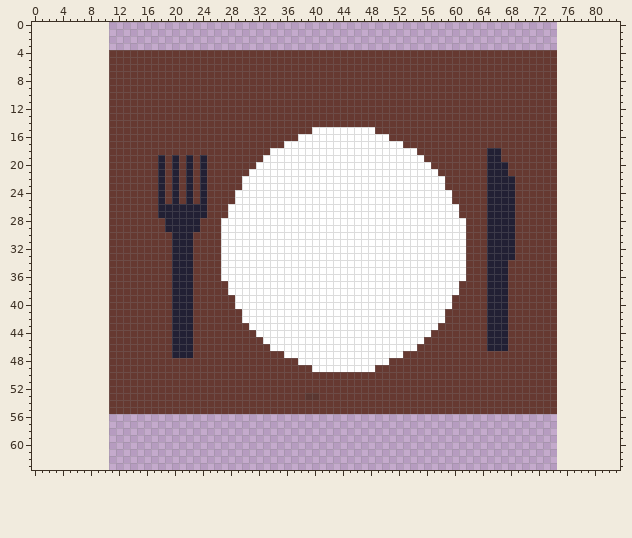
A pixel-art file gets an edit: ressources/texture/assiette.ase. The picture above is the old version.
64x64 pixels, 1 frame. The old version is drawn lined up with the new one, on the new canvas.
After the commit:
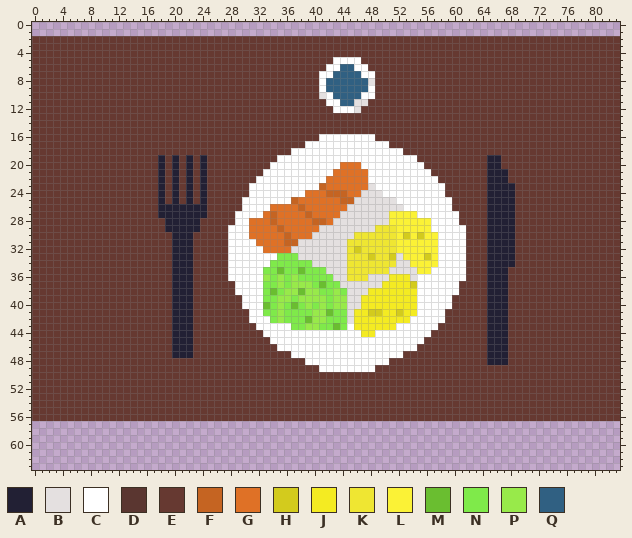
Palette (. is transparent): A #222034  B #e4e0e0  C #ffffff  D #5a3630  E #663931  F #c56422  G #df7126  H #d3cb1d  J #f4eb22  K #efe632  L #fbf236  M #6abe30  N #7fea4a  P #98ea4a  Q #306082
Change:
canvas 64x64 -> 84x64, the old top-left corner now at 11,0
y 2..3: x 0..83 .................................................................................... -> EEEEEEEEEEEEEEEEEEEEEEEEEEEEEEEEEEEEEEEEEEEEEEEEEEEEEEEEEEEEEEEEEEEEEEEEEEEEEEEEEEEE
y 4: x 0..10 ........... -> EEEEEEEEEEE; x 75..83 ......... -> EEEEEEEEE
y 5: x 0..10 ........... -> EEEEEEEEEEE; x 43..46 EEEE -> CCCC; x 75..83 ......... -> EEEEEEEEE
y 6: x 0..10 ........... -> EEEEEEEEEEE; x 42..47 EEEEEE -> CCQQCC; x 75..83 ......... -> EEEEEEEEE
y 7: x 0..10 ........... -> EEEEEEEEEEE; x 41..48 EEEEEEEE -> CCQQQQCC; x 75..83 ......... -> EEEEEEEEE
y 8: x 0..10 ........... -> EEEEEEEEEEE; x 41..48 EEEEEEEE -> CQQQQQQB; x 75..83 ......... -> EEEEEEEEE
y 9: x 0..10 ........... -> EEEEEEEEEEE; x 41..48 EEEEEEEE -> CQQQQQQC; x 75..83 ......... -> EEEEEEEEE
y 10: x 0..10 ........... -> EEEEEEEEEEE; x 41..48 EEEEEEEE -> BCQQQQCC; x 75..83 ......... -> EEEEEEEEE
y 11: x 0..10 ........... -> EEEEEEEEEEE; x 42..47 EEEEEE -> CCQQBB; x 75..83 ......... -> EEEEEEEEE
y 12: x 0..10 ........... -> EEEEEEEEEEE; x 43..46 EEEE -> CCCB; x 75..83 ......... -> EEEEEEEEE
y 13..14: x 0..10 ........... -> EEEEEEEEEEE; x 75..83 ......... -> EEEEEEEEE
y 15: x 0..10 ........... -> EEEEEEEEEEE; x 40..48 CCCCCCCCC -> EEEEEEEEE; x 75..83 ......... -> EEEEEEEEE
y 16: x 0..10 ........... -> EEEEEEEEEEE; x 38..40 CCC -> EEE; x 49..50 CC -> EE; x 75..83 ......... -> EEEEEEEEE
y 17: x 0..10 ........... -> EEEEEEEEEEE; x 36..38 CCC -> EEE; x 51..52 CC -> EE; x 75..83 ......... -> EEEEEEEEE
y 18: x 0..10 ........... -> EEEEEEEEEEE; x 34..36 CCC -> EEE; x 53..54 CC -> EE; x 65..66 AA -> EE; x 75..83 ......... -> EEEEEEEEE
y 19: x 0..10 ........... -> EEEEEEEEEEE; x 33..34 CC -> EE; x 55 C -> E; x 75..83 ......... -> EEEEEEEEE
y 20: x 0..10 ........... -> EEEEEEEEEEE; x 32..33 CC -> EE; x 44..46 CCC -> GGG; x 56 C -> E; x 67 A -> E; x 75..83 ......... -> EEEEEEEEE
y 21: x 0..10 ........... -> EEEEEEEEEEE; x 31..32 CC -> EE; x 43..47 CCCCC -> GGGGG; x 57 C -> E; x 75..83 ......... -> EEEEEEEEE
y 22: x 0..10 ........... -> EEEEEEEEEEE; x 30..31 CC -> EE; x 42..47 CCCCCC -> GGGGGG; x 58 C -> E; x 68 A -> E; x 75..83 ......... -> EEEEEEEEE
y 23: x 0..10 ........... -> EEEEEEEEEEE; x 30 C -> E; x 41..48 CCCCCCCC -> FGGGGGGB; x 75..83 ......... -> EEEEEEEEE
y 24: x 0..10 ........... -> EEEEEEEEEEE; x 29..30 CC -> EE; x 39..49 CCCCCCCCCCC -> GGGFFFGGBBB; x 59 C -> E; x 75..83 ......... -> EEEEEEEEE
y 25: x 0..10 ........... -> EEEEEEEEEEE; x 29 C -> E; x 37..51 CCCCCCCCCCCCCCC -> FGGGGGGFFBBBBBB; x 75..83 ......... -> EEEEEEEEE
y 26: x 0..10 ........... -> EEEEEEEEEEE; x 28..29 CC -> EE; x 34..52 CCCCCCCCCCCCCCCCCCC -> GGGGFGGGGGGBBBBBBBB; x 60 C -> E; x 75..83 ......... -> EEEEEEEEE
y 27: x 0..10 ........... -> EEEEEEEEEEE; x 28 C -> E; x 33..54 CCCCCCCCCCCCCCCCCCCCCC -> GFGGGGFGGGGBBBBBBBLLLL; x 75..83 ......... -> EEEEEEEEE
y 28: x 0..10 ........... -> EEEEEEEEEEE; x 27..28 CC -> EE; x 31..56 CCCCCCCCCCCCCCCCCCCCCCCCCC -> GGGFGGGGGFFGBBBBBBBBLLLLLL; x 61 C -> E; x 75..83 ......... -> EEEEEEEEE
y 29: x 0..10 ........... -> EEEEEEEEEEE; x 27 C -> E; x 31..56 CCCCCCCCCCCCCCCCCCCCCCCCCC -> GGGGFGGGGGBBBBBBBBKKKLLLLL; x 75..83 ......... -> EEEEEEEEE
y 30: x 0..10 ........... -> EEEEEEEEEEE; x 27 C -> E; x 31..57 CCCCCCCCCCCCCCCCCCCCCCCCCCC -> GGGGGFGGGBBBBBBKKKKKKLHLHLL; x 75..83 ......... -> EEEEEEEEE
y 31: x 0..10 ........... -> EEEEEEEEEEE; x 27 C -> E; x 32..57 CCCCCCCCCCCCCCCCCCCCCCCCCC -> GGGGFFBBBBBBBKKKKKKKLLLLLL; x 75..83 ......... -> EEEEEEEEE
y 32: x 0..10 ........... -> EEEEEEEEEEE; x 27 C -> E; x 33..57 CCCCCCCCCCCCCCCCCCCCCCCCC -> GGGGBBBBBBBBKHKKKKKLLLLLL; x 75..83 ......... -> EEEEEEEEE
y 33: x 0..10 ........... -> EEEEEEEEEEE; x 27 C -> E; x 35..57 CCCCCCCCCCCCCCCCCCCCCCC -> NNNBBBBBBBKKKHKKHBLLLHL; x 75..83 ......... -> EEEEEEEEE
y 34: x 0..10 ........... -> EEEEEEEEEEE; x 27 C -> E; x 34..57 CCCCCCCCCCCCCCCCCCCCCCCC -> NNNNNNBBBBBKKKKKKKBBLLLL; x 68 E -> A; x 75..83 ......... -> EEEEEEEEE
y 35: x 0..10 ........... -> EEEEEEEEEEE; x 27 C -> E; x 33..56 CCCCCCCCCCCCCCCCCCCCCCCC -> NNMNNMNNNBBBKKKKKKBBBBLL; x 75..83 ......... -> EEEEEEEEE
y 36: x 0..10 ........... -> EEEEEEEEEEE; x 27 C -> E; x 33..54 CCCCCCCCCCCCCCCCCCCCCC -> PNPNPNNNNNBBKKKBBBJJJB; x 75..83 ......... -> EEEEEEEEE
y 37: x 0..10 ........... -> EEEEEEEEEEE; x 28 C -> E; x 33..54 CCCCCCCCCCCCCCCCCCCCCC -> NNPNPPPNMNNBBBBBBJJJJH; x 75..83 ......... -> EEEEEEEEE
y 38: x 0..10 ........... -> EEEEEEEEEEE; x 28 C -> E; x 33..54 CCCCCCCCCCCCCCCCCCCCCC -> NMNPPMPPNNPNBBBJJJJJJJ; x 75..83 ......... -> EEEEEEEEE
y 39: x 0..10 ........... -> EEEEEEEEEEE; x 29 C -> E; x 33..54 CCCCCCCCCCCCCCCCCCCCCC -> NNPPNPPPPNPPBBJJJJJJJJ; x 75..83 ......... -> EEEEEEEEE
y 40: x 0..10 ........... -> EEEEEEEEEEE; x 29 C -> E; x 33..54 CCCCCCCCCCCCCCCCCCCCCC -> MNPNMNPNPNPPBBJJJJJJJJ; x 75..83 ......... -> EEEEEEEEE
y 41: x 0..10 ........... -> EEEEEEEEEEE; x 30 C -> E; x 33..54 CCCCCCCCCCCCCCCCCCCCCC -> NNPNNNNPPMNNBJJHHJJHJJ; x 75..83 ......... -> EEEEEEEEE
y 42: x 0..10 ........... -> EEEEEEEEEEE; x 30 C -> E; x 34..53 CCCCCCCCCCCCCCCCCCCC -> NPNNNMPPNNNBJJJJJJJJ; x 75..83 ......... -> EEEEEEEEE
y 43: x 0..10 ........... -> EEEEEEEEEEE; x 31 C -> E; x 37..44 CCCCCCCC -> NNPPNNMN; x 46..51 CCCCCC -> JJJJJJ; x 75..83 ......... -> EEEEEEEEE
y 44: x 0..10 ........... -> EEEEEEEEEEE; x 32 C -> E; x 47..48 CC -> JJ; x 75..83 ......... -> EEEEEEEEE
y 45: x 0..10 ........... -> EEEEEEEEEEE; x 33 C -> E; x 75..83 ......... -> EEEEEEEEE
y 46: x 0..10 ........... -> EEEEEEEEEEE; x 34 C -> E; x 75..83 ......... -> EEEEEEEEE
y 47: x 0..10 ........... -> EEEEEEEEEEE; x 36 C -> E; x 65..67 EEE -> AAA; x 75..83 ......... -> EEEEEEEEE
y 48: x 0..10 ........... -> EEEEEEEEEEE; x 38 C -> E; x 65..67 EEE -> AAA; x 75..83 ......... -> EEEEEEEEE
y 49: x 0..10 ........... -> EEEEEEEEEEE; x 40 C -> E; x 75..83 ......... -> EEEEEEEEE
y 50..52: x 0..10 ........... -> EEEEEEEEEEE; x 75..83 ......... -> EEEEEEEEE
y 53: x 0..10 ........... -> EEEEEEEEEEE; x 39..40 DD -> EE; x 75..83 ......... -> EEEEEEEEE
y 54..55: x 0..10 ........... -> EEEEEEEEEEE; x 75..83 ......... -> EEEEEEEEE
y 56: x 0..83 .................................................................................... -> EEEEEEEEEEEEEEEEEEEEEEEEEEEEEEEEEEEEEEEEEEEEEEEEEEEEEEEEEEEEEEEEEEEEEEEEEEEEEEEEEEEE
